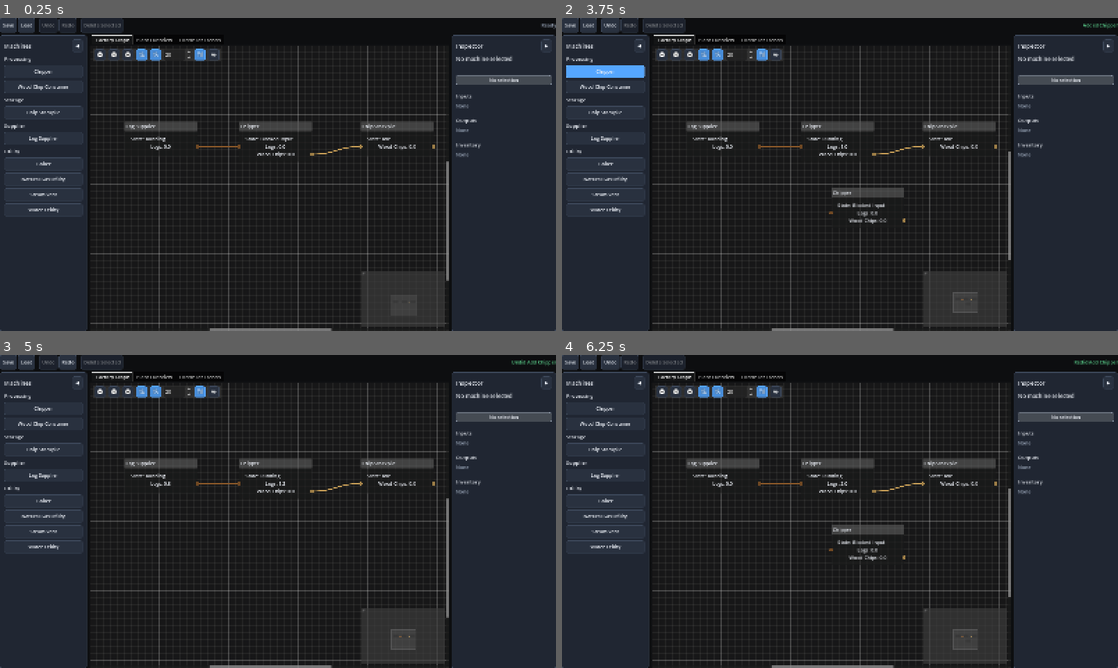
Above: before the commit, frames 1-4 (two rows, left to right).
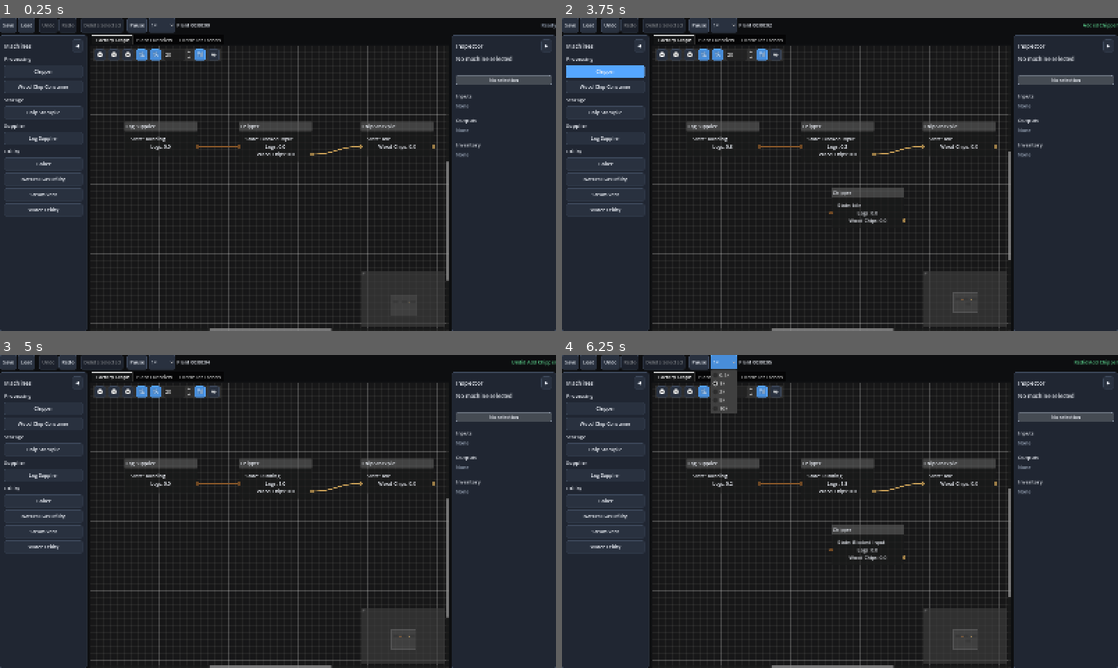
Above: after the commit, the same moments.

Repository: Poru-IndFlow/IndustrialFlow
Game: Godot game, scene res://scenes/main.tscn
The game is run twice, just before and just after one commit, with the same random seed, the same clock (stepped at 60 frames per second) and the same inputs.
Inputs (mouse positions are in pixels of both pictures, inside the frame that each line leads up to):
- Up to frame 1 (0.25 s): no input
- Up to frame 2 (3.75 s): click (701, 24) at 0.5 s, where only the run after the commit has a clickable "Pause"; click (701, 24) at 1.25 s, where only the run after the commit has a clickable "Resume"; click "◀" at 2 s; click "▶" at 2.75 s; click "Chipper" at 3.5 s
- Up to frame 3 (5 s): click "Undo" at 4.25 s
- Up to frame 4 (6.25 s): click "Redo" at 5 s; click (723, 361) at 5.75 s, where only the run after the commit has a clickable "1×"

The runs differ from the first frame. In frame 1, 0.5% of the frame differs, in the area x 22-38%, y 0-5%; in frame 2, 0.6%; in frame 3, 0.5%; in frame 4, 1.1%, in the area x 22-52%, y 0-42%.

Commit message:
Add simulation time controls

Diff:
--- a/data/machines/boiler.json
+++ b/data/machines/boiler.json
@@ -5,7 +5,7 @@
   "processing_mode": "continuous",
   "ramp_up_seconds": 5.0,
   "ramp_down_seconds": 3.0,
-  "wear_per_operating_hour": 6.0,
+  "wear_per_operating_hour": 0.6,
   "minimum_condition_efficiency": 0.65,
   "maximum_wear_power_multiplier": 1.5,
   "maintenance_warning_condition": 0.75,
--- a/data/machines/chipper.json
+++ b/data/machines/chipper.json
@@ -11,7 +11,7 @@
   "controller_ki": 0.001,
   "controller_output_min": 0.0,
   "controller_output_max": 1.5,
-  "wear_per_operating_hour": 6.0,
+  "wear_per_operating_hour": 0.6,
   "minimum_condition_efficiency": 0.65,
   "maximum_wear_power_multiplier": 1.5,
   "maintenance_warning_condition": 0.75,
--- a/project.godot
+++ b/project.godot
@@ -14,7 +14,7 @@
 config/version="0.3.0-dev"
 run/main_scene="res://scenes/main.tscn"
 config/features=PackedStringArray("4.7")
-config/build=17
+config/build=18
 
 [display]
 
--- a/scripts/app/app_controller.gd
+++ b/scripts/app/app_controller.gd
@@ -47,6 +47,7 @@
 var save_dialog: FileDialog
 var load_dialog: FileDialog
 var current_project_path := ""
+var last_displayed_simulation_second := -1
 
 
 func _ready() -> void:
@@ -67,6 +68,12 @@
 	editor_toolbar.delete_requested.connect(
 		_on_delete_requested
 	)
+	editor_toolbar.simulation_pause_requested.connect(
+		_on_simulation_pause_requested
+	)
+	editor_toolbar.simulation_speed_requested.connect(
+		_on_simulation_speed_requested
+	)
 	editor_history.history_changed.connect(
 		_on_history_changed
 	)
@@ -99,6 +106,7 @@
 	clock.name = "SimulationClock"
 	add_child(clock)
 	clock.tick_advanced.connect(_on_tick_advanced)
+	_update_simulation_toolbar(true)
 	editor_history.clear()
 	editor_toolbar.set_command_availability(
 		true,
@@ -123,6 +131,45 @@
 	if factory != null:
 		factory.tick(delta_seconds)
 		controller_trends.advance(delta_seconds)
+		_update_simulation_toolbar()
+
+
+func _on_simulation_pause_requested(value: bool) -> void:
+	if clock == null:
+		return
+
+	clock.set_paused(value)
+	_update_simulation_toolbar(true)
+
+
+func _on_simulation_speed_requested(value: float) -> void:
+	if clock == null:
+		return
+
+	clock.set_simulation_speed(value)
+	_update_simulation_toolbar(true)
+
+
+func _update_simulation_toolbar(force: bool = false) -> void:
+	if clock == null:
+		return
+
+	var displayed_second := int(
+		floor(clock.elapsed_simulation_seconds)
+	)
+
+	if (
+		not force
+		and displayed_second == last_displayed_simulation_second
+	):
+		return
+
+	last_displayed_simulation_second = displayed_second
+	editor_toolbar.set_simulation_state(
+		clock.paused,
+		clock.simulation_speed,
+		clock.elapsed_simulation_seconds
+	)
 
 func _on_machine_requested(definition_id: String) -> void:
 	factory_graph.request_machine(definition_id)
@@ -239,7 +286,16 @@
 
 
 func _save_to_path(path: String) -> void:
-	var error := FactoryPersistence.save_factory(path, factory)
+	var elapsed_seconds := (
+		clock.elapsed_simulation_seconds
+		if clock != null
+		else 0.0
+	)
+	var error := FactoryPersistence.save_factory(
+		path,
+		factory,
+		elapsed_seconds
+	)
 
 	if error != OK:
 		editor_toolbar.show_status(
@@ -286,6 +342,18 @@
 	current_project_path = path
 	event_bus = loaded_event_bus
 	set_factory(loaded_factory)
+
+	if clock != null:
+		clock.set_elapsed_simulation_seconds(
+			float(
+				result.get(
+					"elapsed_simulation_seconds",
+					0.0
+				)
+			)
+		)
+		_update_simulation_toolbar(true)
+
 	editor_toolbar.show_status(
 		"Loaded %s" % path.get_file(),
 		ThemeManager.COLOR_SUCCESS
--- a/scripts/data/factory_persistence.gd
+++ b/scripts/data/factory_persistence.gd
@@ -8,7 +8,8 @@
 
 static func save_factory(
 	path: String,
-	factory: FactoryModel
+	factory: FactoryModel,
+	elapsed_simulation_seconds: float = 0.0
 ) -> Error:
 	if factory == null:
 		return ERR_INVALID_PARAMETER
@@ -21,6 +22,10 @@
 	var data: Dictionary = {
 		"format": FORMAT_NAME,
 		"version": FORMAT_VERSION,
+		"elapsed_simulation_seconds": maxf(
+			elapsed_simulation_seconds,
+			0.0
+		),
 		"machines": _serialize_machines(factory),
 		"connections": _serialize_connections(factory)
 	}
@@ -312,7 +317,16 @@
 	return {
 		"error": OK,
 		"message": "",
-		"factory": factory
+		"factory": factory,
+		"elapsed_simulation_seconds": maxf(
+			float(
+				data.get(
+					"elapsed_simulation_seconds",
+					0.0
+				)
+			),
+			0.0
+		)
 	}
 
 
--- a/scripts/simulation/simulation_clock.gd
+++ b/scripts/simulation/simulation_clock.gd
@@ -6,7 +6,9 @@
 @export var ticks_per_second := 5.0
 @export var simulation_speed := 1.0
 var paused := false
+var elapsed_simulation_seconds := 0.0
 var _accumulator := 0.0
+
 
 func _process(delta: float) -> void:
 	if paused or ticks_per_second <= 0.0:
@@ -17,4 +19,18 @@
 
 	while _accumulator >= tick_duration:
 		_accumulator -= tick_duration
+		elapsed_simulation_seconds += tick_duration
 		tick_advanced.emit(tick_duration)
+
+
+func set_paused(value: bool) -> void:
+	paused = value
+
+
+func set_simulation_speed(value: float) -> void:
+	simulation_speed = clampf(value, 0.1, 100.0)
+
+
+func set_elapsed_simulation_seconds(value: float) -> void:
+	elapsed_simulation_seconds = maxf(value, 0.0)
+	_accumulator = 0.0
--- a/scripts/ui/editor_toolbar.gd
+++ b/scripts/ui/editor_toolbar.gd
@@ -7,6 +7,8 @@
 signal undo_requested
 signal redo_requested
 signal delete_requested
+signal simulation_pause_requested(paused: bool)
+signal simulation_speed_requested(speed: float)
 
 
 var save_button: Button
@@ -14,8 +16,12 @@
 var undo_button: Button
 var redo_button: Button
 var delete_button: Button
+var simulation_pause_button: Button
+var simulation_speed_option: OptionButton
+var simulation_time_label: Label
 var status_label: Label
 var status_timer: Timer
+var updating_simulation_controls := false
 
 
 func _ready() -> void:
@@ -55,6 +61,40 @@
 		"Delete selected machines (Delete)",
 		delete_requested
 	)
+
+	add_child(VSeparator.new())
+
+	simulation_pause_button = Button.new()
+	simulation_pause_button.text = "Pause"
+	simulation_pause_button.tooltip_text = "Pause the simulation"
+	simulation_pause_button.toggle_mode = true
+	simulation_pause_button.toggled.connect(
+		_on_simulation_pause_toggled
+	)
+	add_child(simulation_pause_button)
+
+	simulation_speed_option = OptionButton.new()
+	simulation_speed_option.custom_minimum_size = Vector2(78, 0)
+	_add_speed_option("0.5×", 5)
+	_add_speed_option("1×", 10)
+	_add_speed_option("2×", 20)
+	_add_speed_option("5×", 50)
+	_add_speed_option("10×", 100)
+	simulation_speed_option.select(
+		simulation_speed_option.get_item_index(10)
+	)
+	simulation_speed_option.item_selected.connect(
+		_on_simulation_speed_selected
+	)
+	add_child(simulation_speed_option)
+
+	simulation_time_label = Label.new()
+	simulation_time_label.text = "Plant 00:00:00"
+	simulation_time_label.tooltip_text = "Elapsed simulation time"
+	simulation_time_label.vertical_alignment = (
+		VERTICAL_ALIGNMENT_CENTER
+	)
+	add_child(simulation_time_label)
 
 	status_label = Label.new()
 	status_label.text = "Ready"
@@ -74,6 +114,40 @@
 
 	set_command_availability(false, false, false, false)
 	set_selection_count(0)
+	set_simulation_state(false, 1.0, 0.0)
+
+
+func set_simulation_state(
+	is_paused: bool,
+	speed: float,
+	elapsed_seconds: float
+) -> void:
+	updating_simulation_controls = true
+	simulation_pause_button.button_pressed = is_paused
+	simulation_pause_button.text = (
+		"Resume" if is_paused else "Pause"
+	)
+	simulation_pause_button.tooltip_text = (
+		"Resume the simulation"
+		if is_paused
+		else "Pause the simulation"
+	)
+	var speed_id := int(roundf(speed * 10.0))
+	var speed_index := (
+		simulation_speed_option.get_item_index(speed_id)
+	)
+
+	if speed_index >= 0:
+		simulation_speed_option.select(speed_index)
+
+	simulation_time_label.text = (
+		"%sPlant %s"
+		% [
+			"Paused • " if is_paused else "",
+			_format_elapsed_time(elapsed_seconds)
+		]
+	)
+	updating_simulation_controls = false
 
 
 func set_command_availability(
@@ -171,5 +245,49 @@
 	return button
 
 
+func _add_speed_option(label: String, speed_id: int) -> void:
+	simulation_speed_option.add_item(label, speed_id)
+
+
+func _on_simulation_pause_toggled(value: bool) -> void:
+	if updating_simulation_controls:
+		return
+
+	simulation_pause_requested.emit(value)
+
+
+func _on_simulation_speed_selected(index: int) -> void:
+	if updating_simulation_controls:
+		return
+
+	var speed := (
+		float(simulation_speed_option.get_item_id(index))
+		/ 10.0
+	)
+	simulation_speed_requested.emit(speed)
+
+
+func _format_elapsed_time(elapsed_seconds: float) -> String:
+	var total_seconds := maxi(int(floor(elapsed_seconds)), 0)
+	var days := int(floor(float(total_seconds) / 86400.0))
+	var hours := int(
+		floor(float(total_seconds % 86400) / 3600.0)
+	)
+	var minutes := int(
+		floor(float(total_seconds % 3600) / 60.0)
+	)
+	var seconds := total_seconds % 60
+
+	if days > 0:
+		return "Day %d %02d:%02d:%02d" % [
+			days + 1,
+			hours,
+			minutes,
+			seconds
+		]
+
+	return "%02d:%02d:%02d" % [hours, minutes, seconds]
+
+
 func _on_status_timeout() -> void:
 	show_status("Ready", ThemeManager.COLOR_TEXT_MUTED, 0.0)
